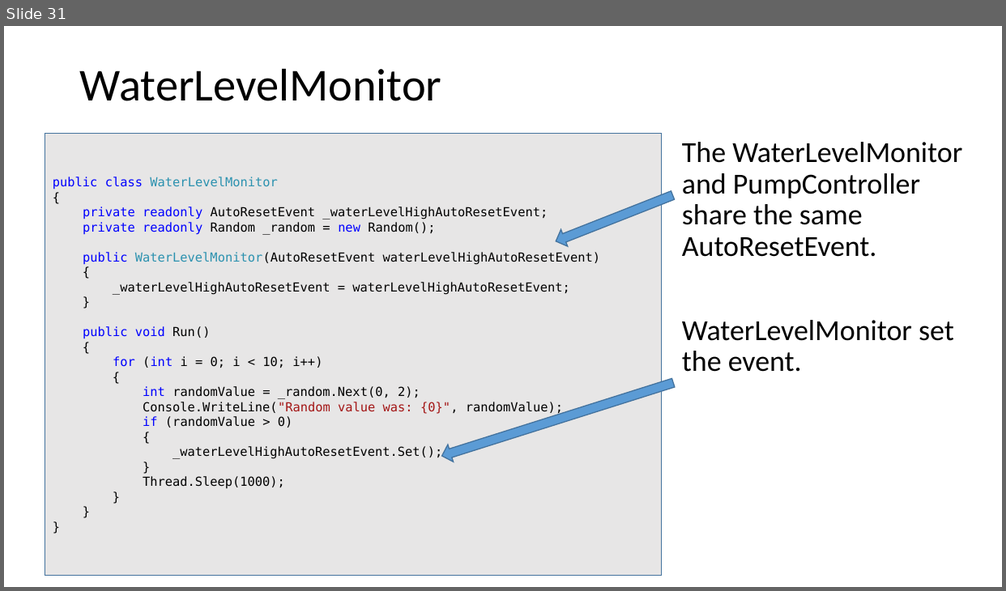
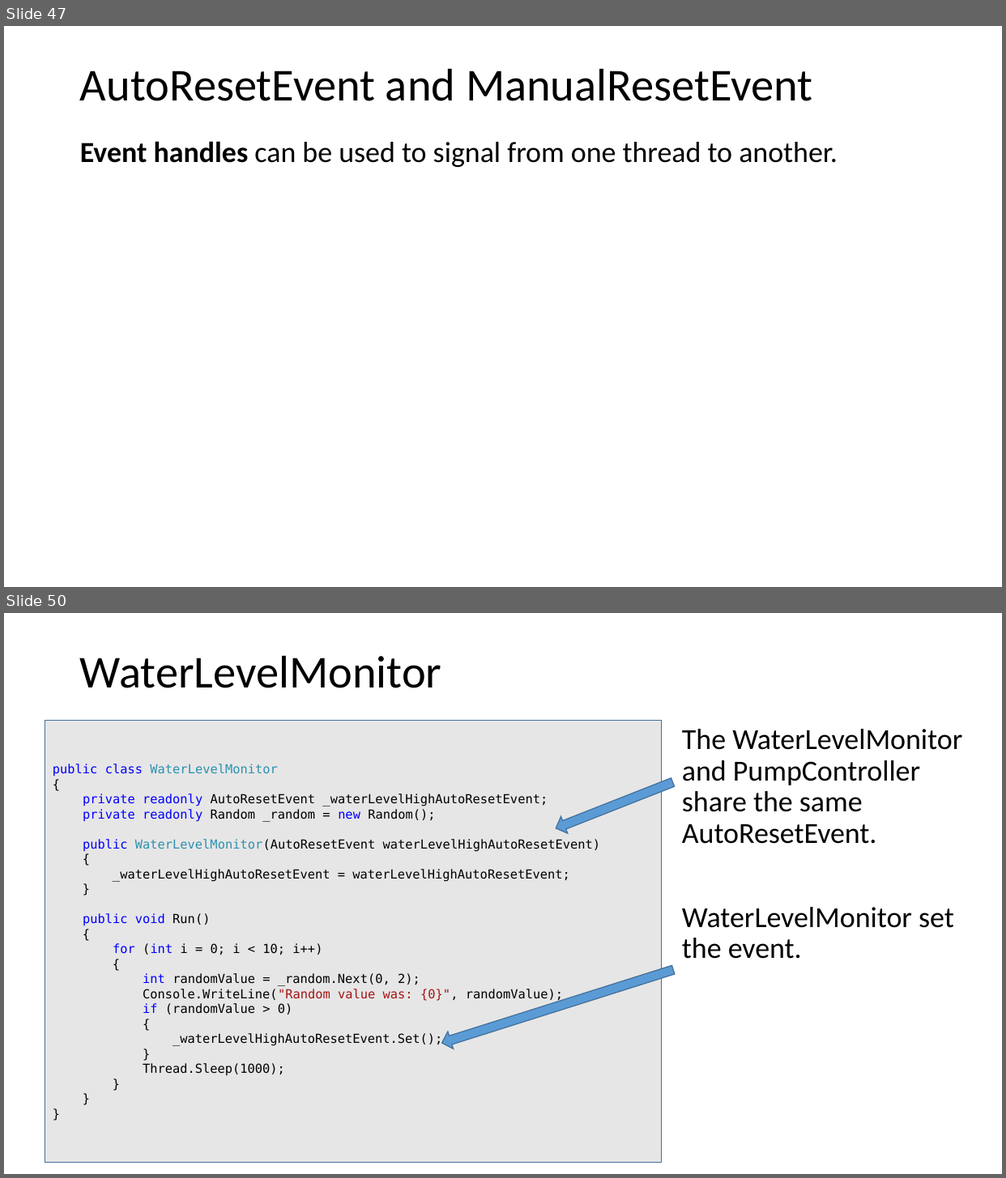
Before and after one commit to codesmurf/st3its3_teaching, a slide deck: 08 Thread Synchronization 2/Thread Synchronization pt 2.pptx. Shown one above the other, each under a label of ours: slide 31 before the commit, slides 47 and 50 after it; the slides between them are not shown. The pictures are 1006x591 and 1006x1178 pixels, drawn with LibreOffice and Linux fonts; fonts in the diff are those of the drawing. Boxes give left, top, right and bottom in pixels: in the first picture for what was removed or moved away, otherwise in the second. Text is boxed around its words. In the diff, an @@ line names an element or a change of style, - is before the commit and + after.

Commit message:
slides update to thread sync pt 2

```diff
--- a/08 Thread Synchronization 2/Thread Synchronization pt 2.pptx
+++ b/08 Thread Synchronization 2/Thread Synchronization pt 2.pptx
@@ slide 47 added at <box>4,26,1002,587</box>, background #FFFFFF @@
@@ title added at <box>80,68,812,101</box>, 44 pt, text #000000 @@
+AutoResetEvent and ManualResetEvent
@@ text added at <box>80,141,837,167</box>, 28 pt, text #000000 @@
+Event handles can be used to signal from one thread to another.
@@ what was slide 31 is now slide 50 @@
```
Also in this commit, not shown: 14 slides changed, 18 other slides added, 1 other file.
